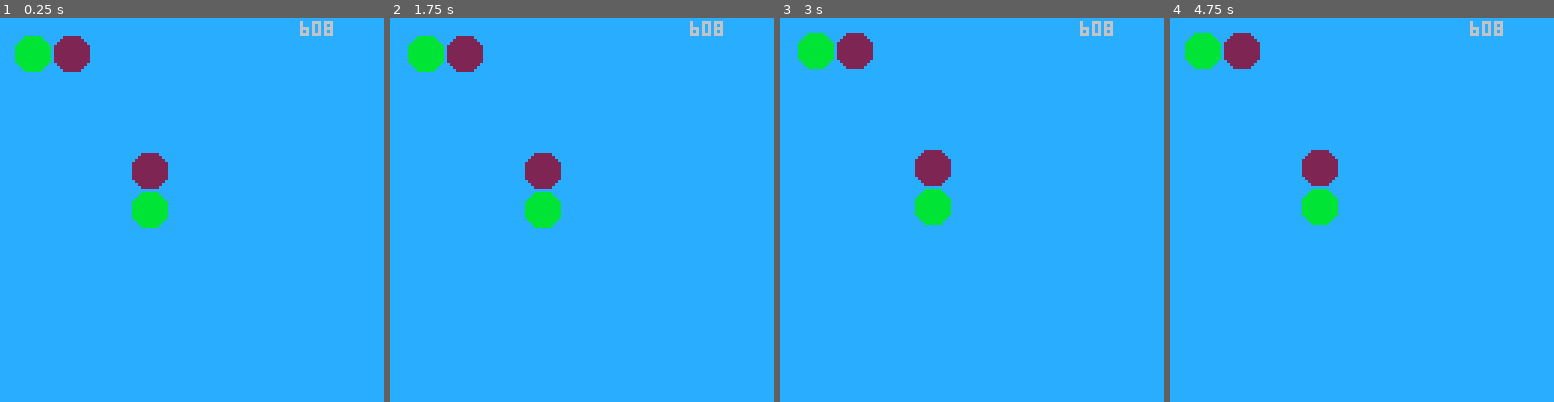
Above: before the commit, frames 1-4 (left to right).
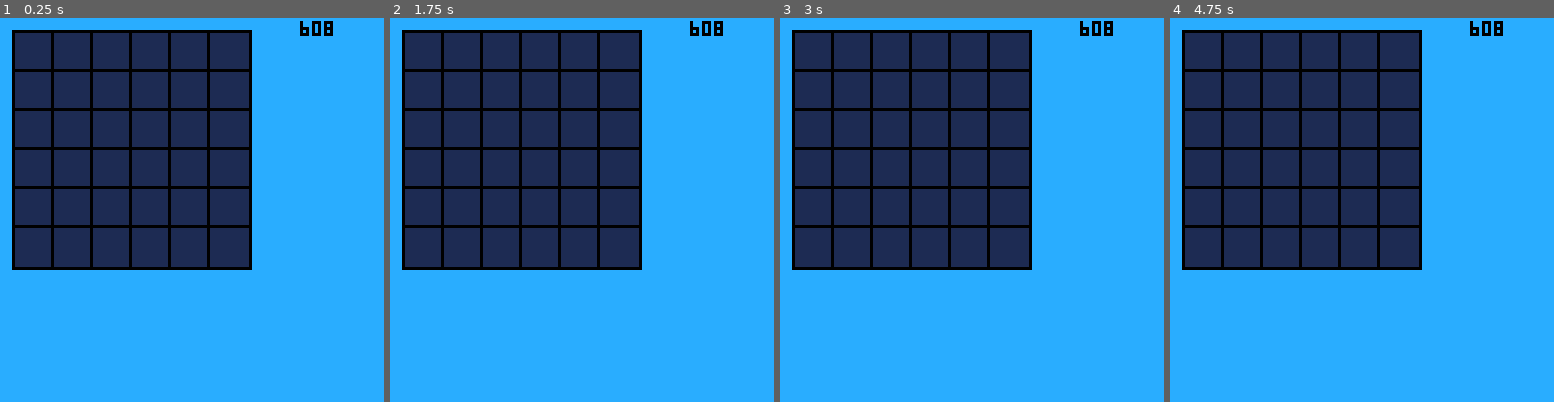
Above: after the commit, the same moments.

Repository: rexroof/carts
Game: PICO-8 cartridge primematch.p8
Same seed, same stepped clock (60 frames per second), same inputs: the game is played once before the commit and once after it.
Inputs:
- Up to frame 1 (0.25 s): no input
- Up to frame 2 (1.75 s): no input
- Up to frame 3 (3 s): no input
- Up to frame 4 (4.75 s): no input

The runs differ from the first frame. In frame 1, 39% of the frame differs, in the area x 3-87%, y 0-66%; in frame 2, 39%; in frame 3, 39%; in frame 4, 39%.

Commit message:
i forget

Diff:
--- a/primematch.p8
+++ b/primematch.p8
@@ -18,40 +18,43 @@
 
 function _init()
   cls(12)
-  score=(19 * 2^5)
   tick=0
-  wiggle_freq=0.8
-  wiggle_amp=0.3
-  board=init_board()
   sprite_size=12
   sprites={ 1, 3, 5, 7 }
 
-  hpair = init_pair({active=true, vertical=false, location={x=1,y=1}})
-  vpair = init_pair({active=true, vertical=true, location={x=4,y=4}})
-
+  reset_game()
 end
 
 function _draw()
   cls(12)
-  -- board:draw()
-  print(score, 100,1)
-
-  hpair:draw()
-  vpair:draw()
+  board:draw()
+  print(score, 100,1, 0)
+
+  -- hpair:draw()
+  -- vpair:draw()
 end
 
 function _update()
   tick+=1
 
-  if tick % 5 then
-    _x=flr(rnd(6))+1
-    _y=flr(rnd(6))+1
-    board.spots[_x][_y]=flr(rnd(4)+1)
-  end
+  -- fill board with random icons
+  -- if tick % 5 then
+  --  _x=flr(rnd(6))+1
+  --  _y=flr(rnd(6))+1
+  --  board.spots[_x][_y]=flr(rnd(4)+1)
+  -- end
 
   hpair:update()
   vpair:update()
-
+  board:update()
+
+end
+
+function reset_game()
+  score=(19 * 2^5)
+  board=init_board()
+  hpair = init_pair({active=true, vertical=false})
+  vpair = init_pair({active=true, vertical=true})
 end
 
 function init_pair(input)
@@ -162,6 +165,9 @@
 	x1=loc.x+sprite_size
 	y1=loc.y+sprite_size
 
+	-- draw box around cell
+	rect(loc.x-1,loc.y-1,x1+1,y1+1,0)
+
 	if occupant == 0 then
           rectfill(loc.x,loc.y,x1,y1,1)
 	else
